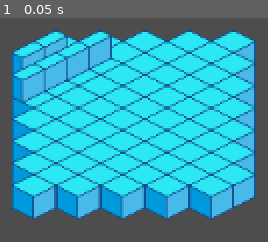
Above: before the commit, frame 1.
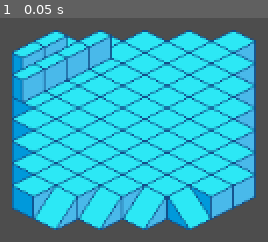
Above: after the commit, the same moment.

Repository: seanj29/LostEchoes
Game: Godot game, scene res://Scenes/Main.tscn
Same seed, same stepped clock (60 frames per second), same inputs: the game is played once before the commit and once after it.
Inputs:
- Up to frame 1 (0.05 s): no input

The runs differ from the first frame. In frame 1, 8.5% of the frame differs, in the area x 12-80%, y 75-95%.

Commit message:
test commit to change my name and stuff

Diff:
--- a/Scenes/Main.tscn
+++ b/Scenes/Main.tscn
@@ -9,7 +9,7 @@
 0:0/0 = 0
 0:0/0/physics_layer_0/linear_velocity = Vector2(0, 0)
 0:0/0/physics_layer_0/angular_velocity = 0.0
-0:0/0/physics_layer_0/polygon_0/points = PackedVector2Array(-15.75, -8.75, -15.5, 8.75, 0, 16, 15.5, 9, 16.25, -8.25, 0, -16)
+0:0/0/physics_layer_0/polygon_0/points = PackedVector2Array(-16, -8, -16, 8, 0, 16, 15.5, 9, 16.25, -8.25, 0, -16)
 1:0/0 = 0
 1:0/0/physics_layer_0/linear_velocity = Vector2(0, 0)
 1:0/0/physics_layer_0/angular_velocity = 0.0
@@ -130,7 +130,7 @@
 format = 2
 layer_0/name = "floor"
 layer_0/y_sort_enabled = true
-layer_0/tile_data = PackedInt32Array(1900553, 1, 0, 1966089, …(985 unchanged characters)… 1453, 1, 0, 2686989, 1, 0, 2752525, 1, 0)
+layer_0/tile_data = PackedInt32Array(1900553, 1, 0, 1966089, …(985 unchanged characters)… 1453, 1, 0, 2686989, 1, 0, 2752525, 1, 0, 2818057, 65537, 2, 2818058, 65537, 2, 2818059, 65537, 2, 2818060, 1, 2)
 layer_1/name = "ground"
 layer_1/y_sort_enabled = true
 layer_1/z_index = 1
